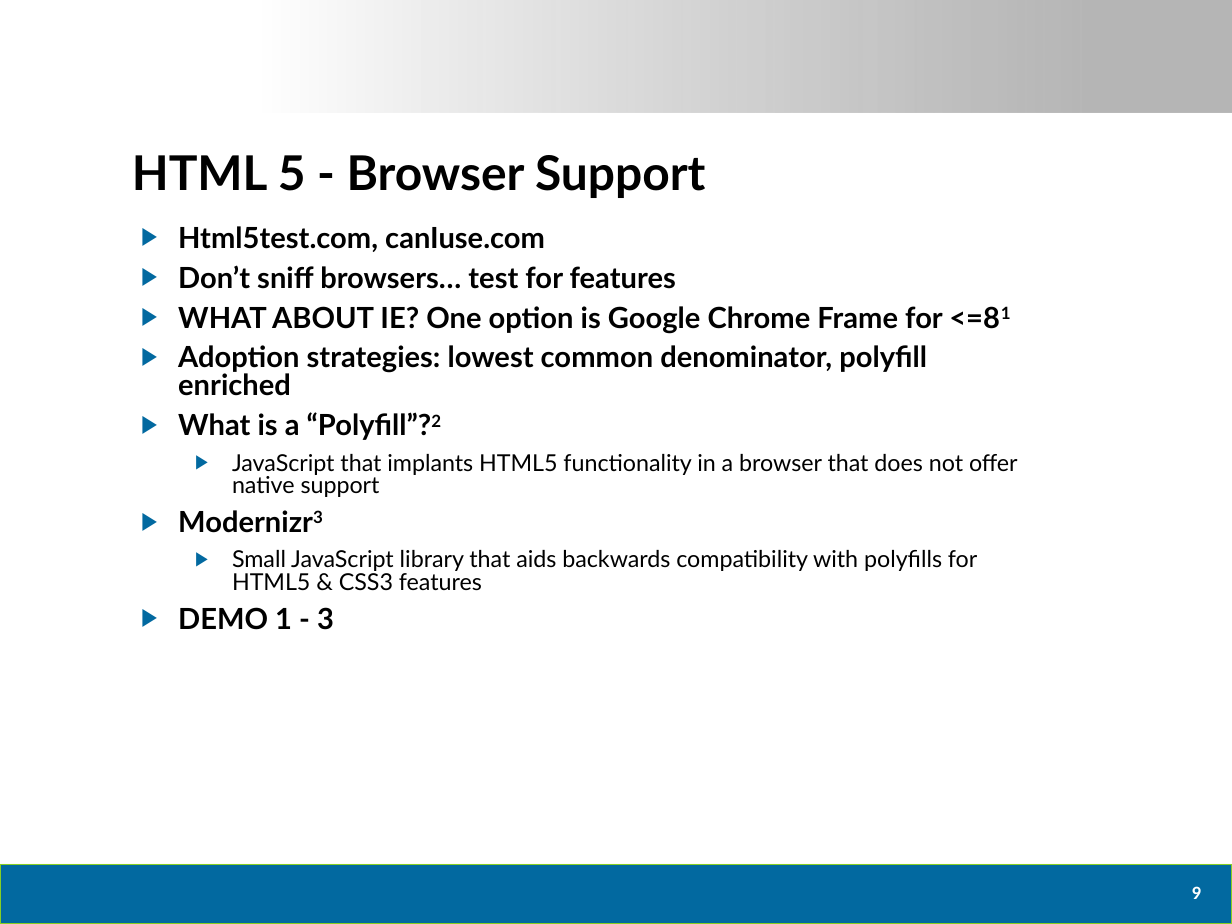
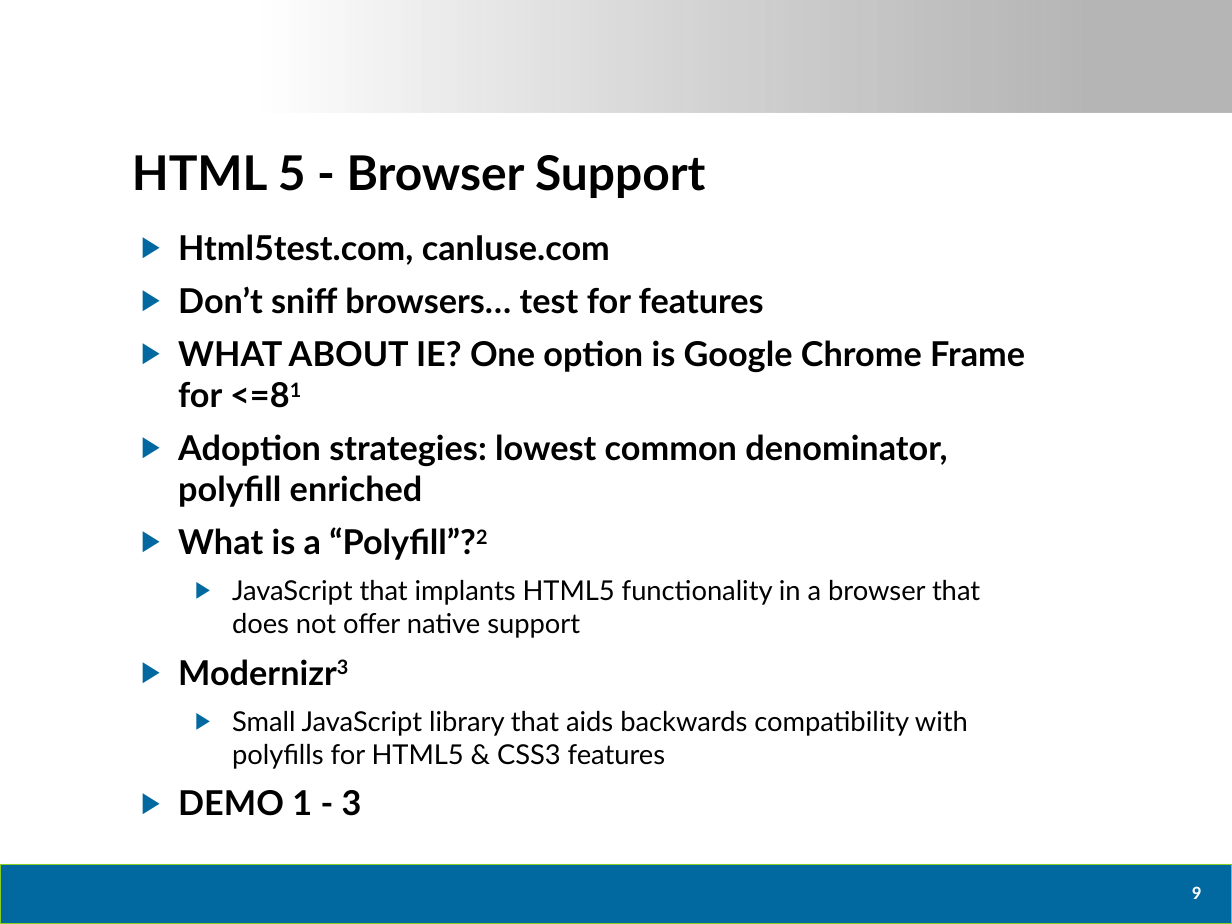
Before and after one commit to dtomyn/HTML5Demo1, a slide deck: slide 10 of Docs/2012 - Live360 Event Review (NEWER).pptx. Drawn at 1232x924 pixels with LibreOffice and Linux fonts; fonts in the diff are those of the drawing; background and template pictures are left out. Boxes give left, top, right and bottom in pixels: in the first picture for what was removed or moved away, otherwise in the second. Text is boxed around its words. In the diff, an @@ line names an element or a change of style, - is before the commit and + after.

```diff
--- a/Docs/2012 - Live360 Event Review (NEWER).pptx
+++ b/Docs/2012 - Live360 Event Review (NEWER).pptx
@@ text "Html5test.com, canIuse.com" at (x1=178, y1=234, x2=1025, y2=816): size 17 to 20 pt in "Html5test.com, canIuse.com", "Don’t sniff browsers… test for features", "WHAT ABOUT IE? One option is Google ...", "Adoption strategies: lowest common denominator, polyfill enr ..." and 3 more places; size 13.6 to 16 pt in "JavaScript that implants HTML5 functionality in a ...", "Small JavaScript library that aids backwards compatibility ..."; line spacing 0.8 to 1 @@
```
Also in this commit, not shown: 8 other slides changed, 1 slide added, 2 other files.
